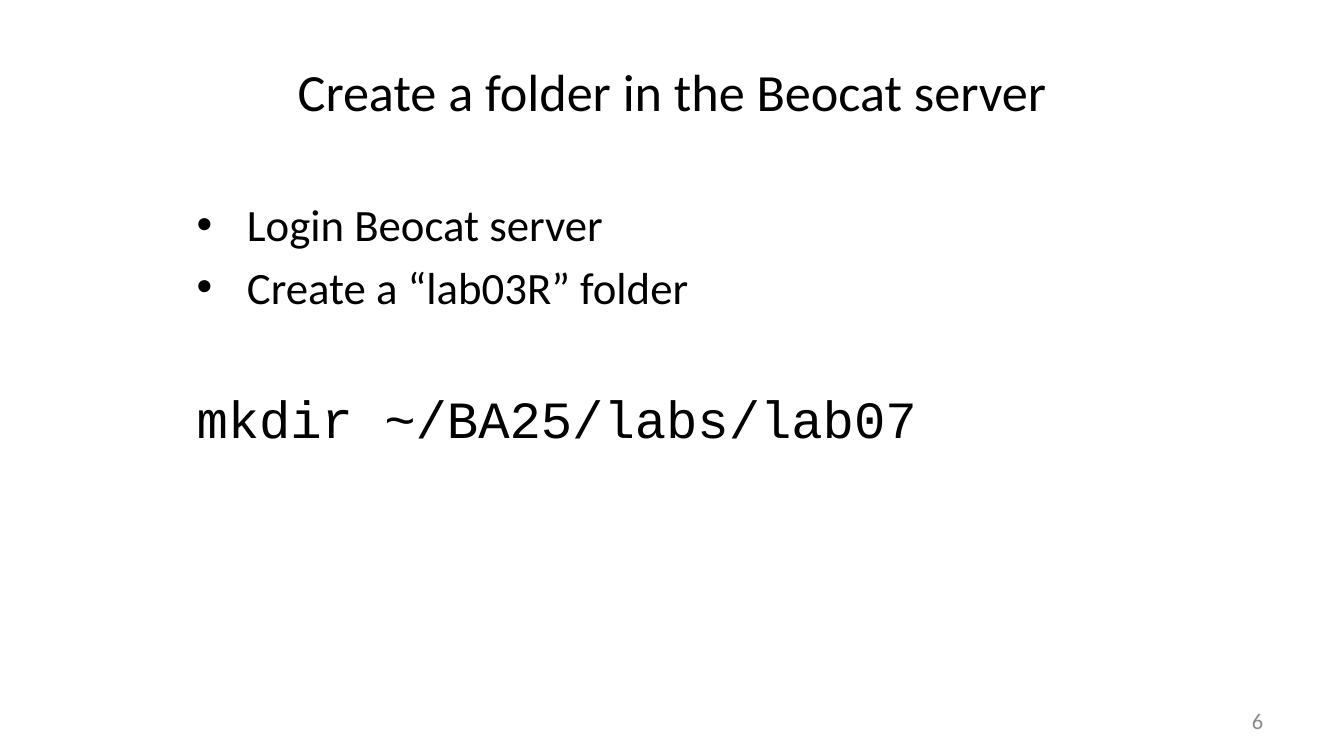
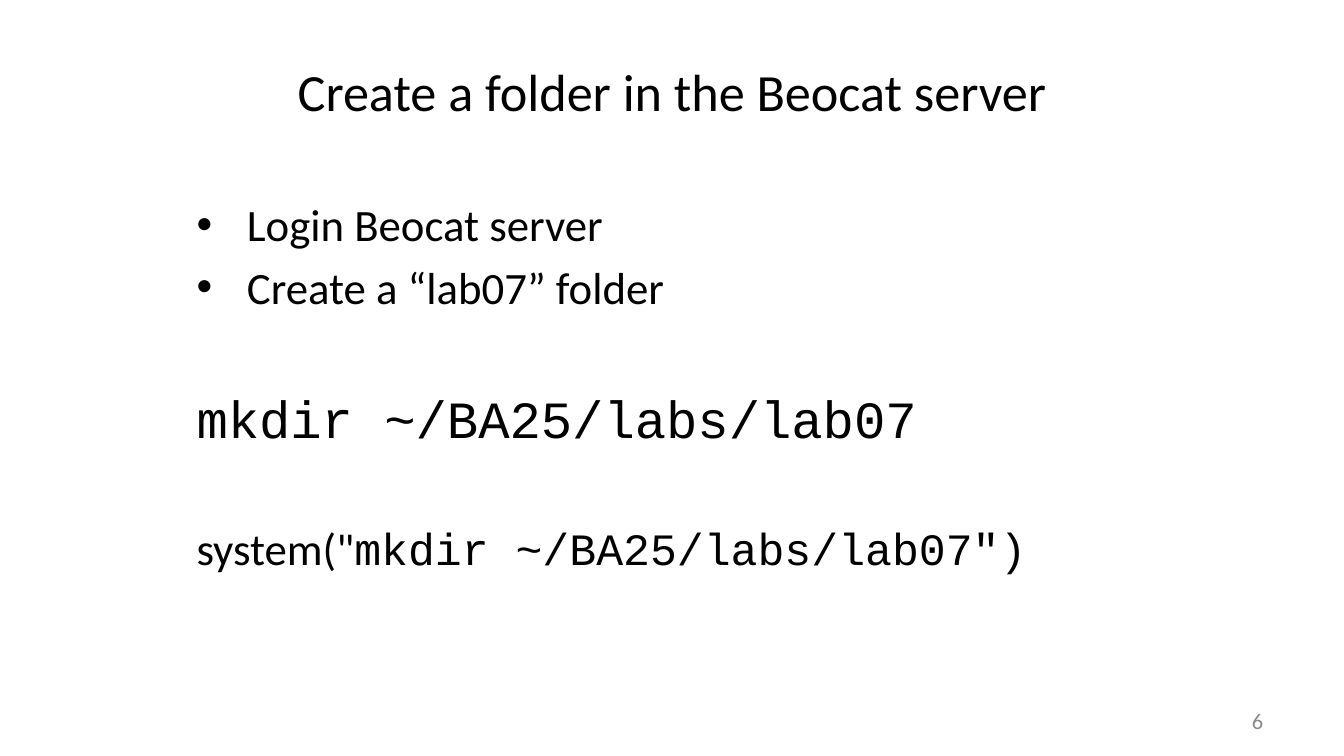
Before and after one commit to liu3zhenlab/teaching, a slide deck: slide 6 of PLPTH813Bioinformatis/2025/2_lab/lab07_R.pptx. Drawn at 1344x756 pixels with LibreOffice and Linux fonts; fonts in the diff are those of the drawing. Boxes give left, top, right and bottom in pixels: in the first picture for what was removed or moved away, otherwise in the second. Text is boxed around its words. In the diff, an @@ line names an element or a change of style, - is before the commit and + after.

```diff
--- a/PLPTH813Bioinformatis/2025/2_lab/lab07_R.pptx
+++ b/PLPTH813Bioinformatis/2025/2_lab/lab07_R.pptx
@@ text at box(247, 272, 664, 305): text changed @@
-• Create a “lab03R” folder
+• Create a “lab07” folder
@@ text at box(197, 532, 1027, 575): paragraph added @@
+system("mkdir ~/BA25/labs/lab07")
```
Also in this commit, not shown: 4 other slides changed, 4 other files.
